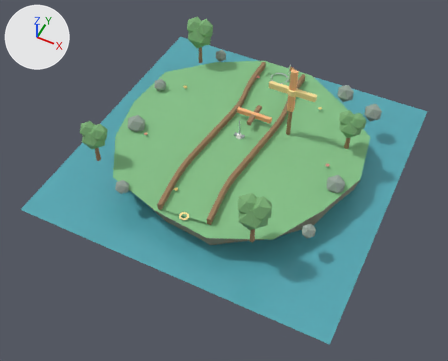
One commit to the glTF model ui/3d/minigolf/course-06.glb: the scene before it, then after it.
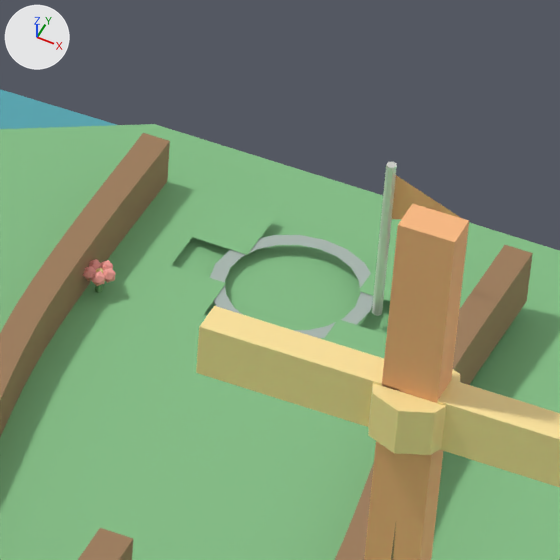
The first picture shows the older version from a camera (50 mm lens) standing at (7.3, -15.94, 17.01) and looking at (0.24, -1.81, -0.65). The close-ups show the older and then the newer version on the part from 55% to 69% of the width and 13% to 30% of the height of that picture. Only the edits that show in the close-ups are written down. Arrows for +X, +Y and +Z are at upper left; the lights stay in place. Where no turn or scale is listed for an object, it has been applied to the vertices. Vertices at exactly the same position are counted once.

Objects in the first close-up: 'cup-rim.005', 'flag-pole-base.005', 'island-turf-edge.005', 'rail-left', 'rail-right', 'surface-grass', 'water-plane.005', 'windmill-hub', 'windmill-sail', 'windmill-sail.001', 'windmill-sail.002', 'windmill-sail.003' and 9 more.
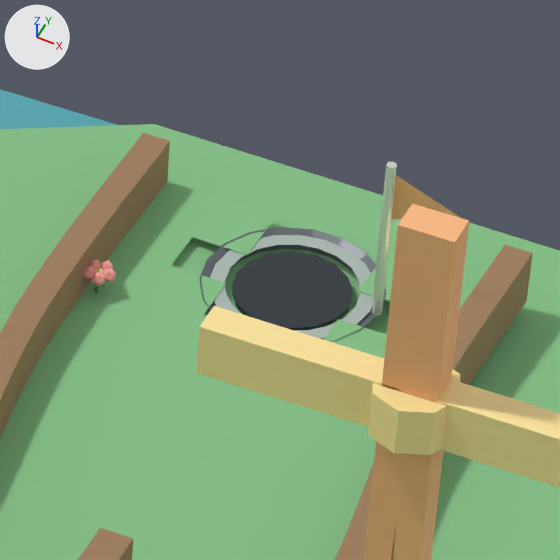
Location of each change, (x1, y1, x2, y2) in pixels of the close-ups (560 x 560 px):
'cup-bottom.005', moved (not visible before)
    after: (232, 252, 353, 330)
'cup-lining.005', added
    after: (199, 227, 386, 342)

The change, as a list of edits to the scene's bpy script:
```text
Add mat_minigolf_cup_lining_garden:
    mat_minigolf_cup_lining_garden = principled_material('minigolf-cup-lining-garden')
    mat_minigolf_cup_lining_garden.base_color = (0.13, 0.15, 0.17)  # grey #656c73
    mat_minigolf_cup_lining_garden.metallic = 0.1
    mat_minigolf_cup_lining_garden.roughness = 0.36
Change me_cup_bottom_mesh_005:
    used by ob_cup_bottom_005; location = (0.0, 0.0, 0.0)
    remove me_cup_bottom_mesh_005.from_pydata(...)  # 32 vertices, 60 faces; spans x -0.294..0.276, y 3.711..4.281, z -0.393..-0.368
    add me_cup_bottom_mesh_005.from_pydata(...)  # 32 vertices, 60 faces; spans x -0.294..0.276, y 3.711..4.281, z -0.044..-0.019
    me_cup_bottom_mesh_005 part 1: the whole mesh is moved by (0.0, 0.0, 0.348)
Add me_cup_lining_mesh_005:
    me_cup_lining_mesh_005.from_pydata(...)  # 36 vertices, 36 faces; spans x -0.449..0.431, y 3.563..4.429, z -0.046..0.004
    me_cup_lining_mesh_005.materials.append(mat_minigolf_cup_lining_garden)  # grey #656c73
Add ob_cup_lining_005:
    ob_cup_lining_005 = bpy.data.objects.new('cup-lining.005', me_cup_lining_mesh_005)
    ob_cup_lining_005.location = (0.0, 0.0, 0.0)
```
